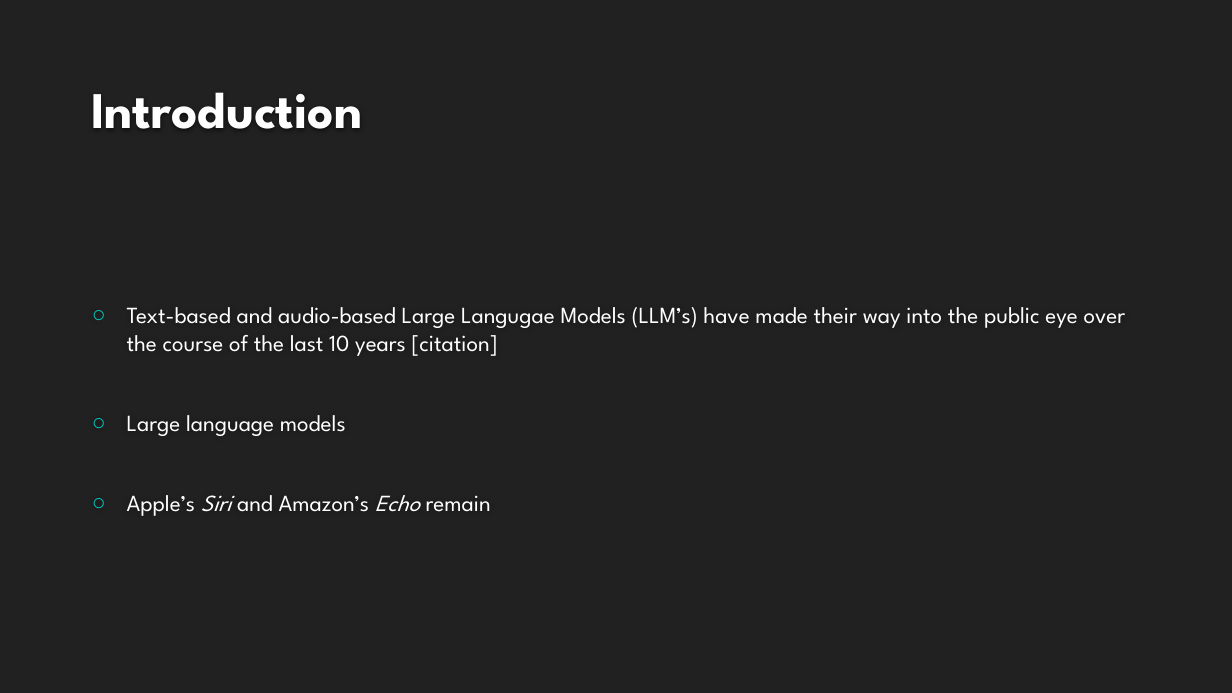
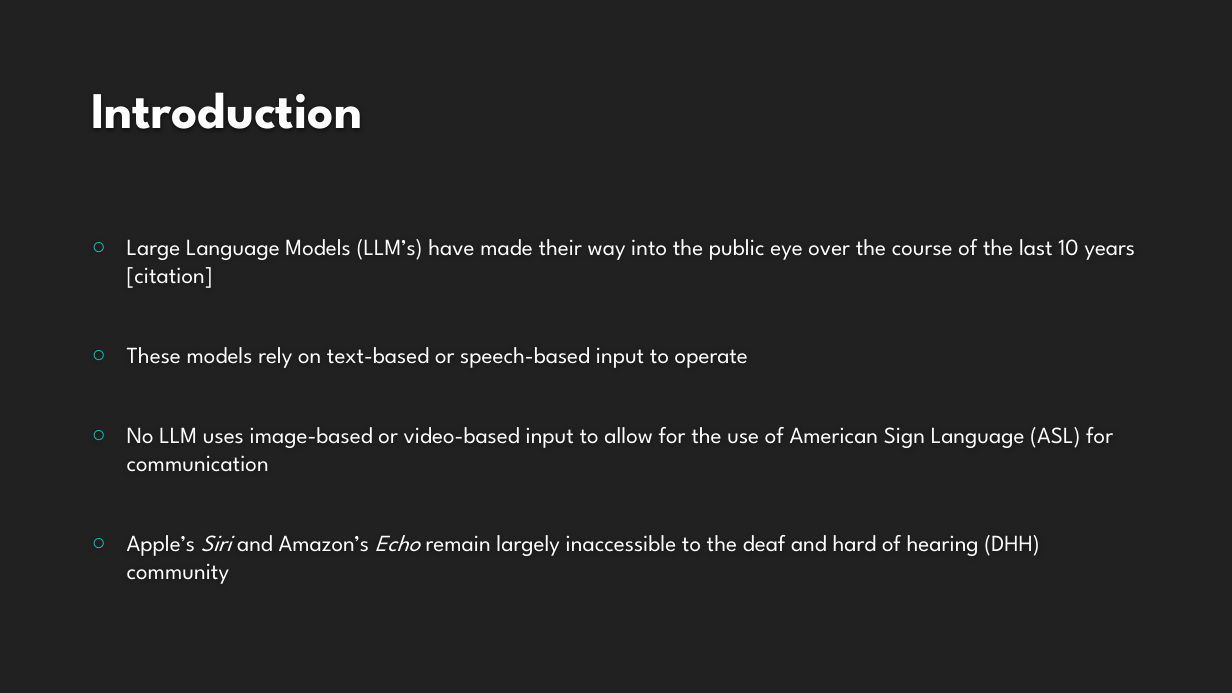
Before and after one commit to landonbuell/Buell-Masters-Project, a slide deck: slide 3 of milestones/BUELL_ENGR6970_Milestone04.pptx. Drawn at 1232x693 pixels with LibreOffice and Linux fonts; fonts in the diff are those of the drawing; background and template pictures are left out. Boxes give left, top, right and bottom in pixels: in the first picture for what was removed or moved away, otherwise in the second. Text is boxed around its words. In the diff, an @@ line names an element or a change of style, - is before the commit and + after.

Commit message:
Added dataset examples into Milestone04

```diff
--- a/milestones/BUELL_ENGR6970_Milestone04.pptx
+++ b/milestones/BUELL_ENGR6970_Milestone04.pptx
@@ text at bbox=[127, 239, 1136, 584]: text changed @@
-○ Text-based and audio-based Large Langugae Models (LLM’s) have made their way into the public eye over the course of the last 10 years [citation]
-○ Large language models
-○ Apple’s Siri and Amazon’s Echo remain
+○ Large Language Models (LLM’s) have made their way into the public eye over the course of the last 10 years [citation]
+○ These models rely on text-based or speech-based input to operate
+○ No LLM uses image-based or video-based input to allow for the use of American Sign Language (ASL) for communication
+○ Apple’s Siri and Amazon’s Echo remain largely inaccessible to the deaf and hard of hearing (DHH) community
```
Also in this commit, not shown: 1 other slide changed, 4 slides added, 2 other files.
